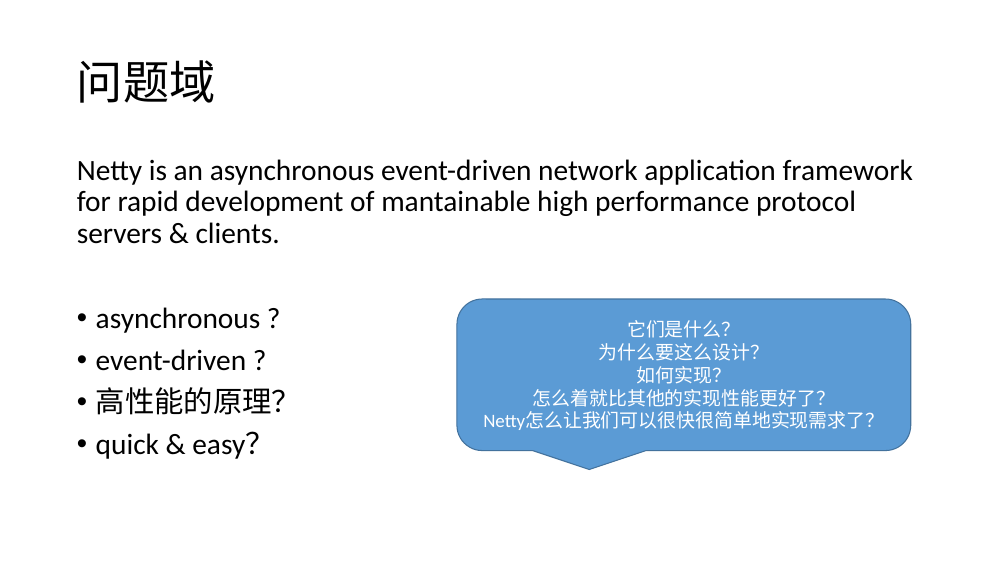
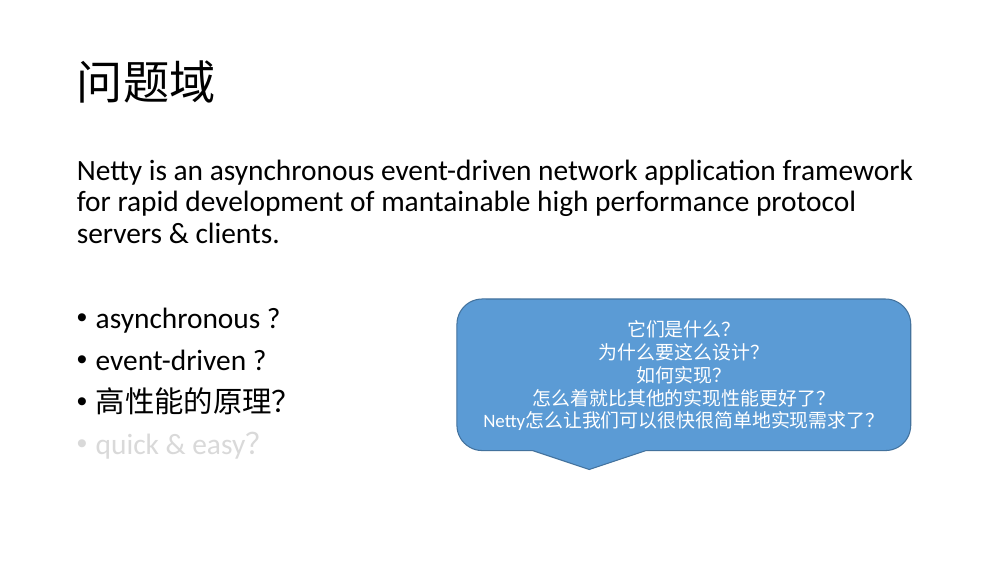
Before and after one commit to zy475459736/progress, a slide deck: slide 3 of io/Netty.pptx (slide 2 before the commit). Drawn at 1008x567 pixels with LibreOffice and Linux fonts; fonts in the diff are those of the drawing. Boxes give left, top, right and bottom in pixels: in the first picture for what was removed or moved away, otherwise in the second. Text is boxed around its words. In the diff, an @@ line names an element or a change of style, - is before the commit and + after.

```diff
--- a/io/Netty.pptx
+++ b/io/Netty.pptx
@@ text at box(96, 427, 274, 463): text colour #000000 to #D9D9D9 in "quick & easy？" @@
```
Also in this commit, not shown: 4 other slides changed, 5 slides added, 3 slides removed.
